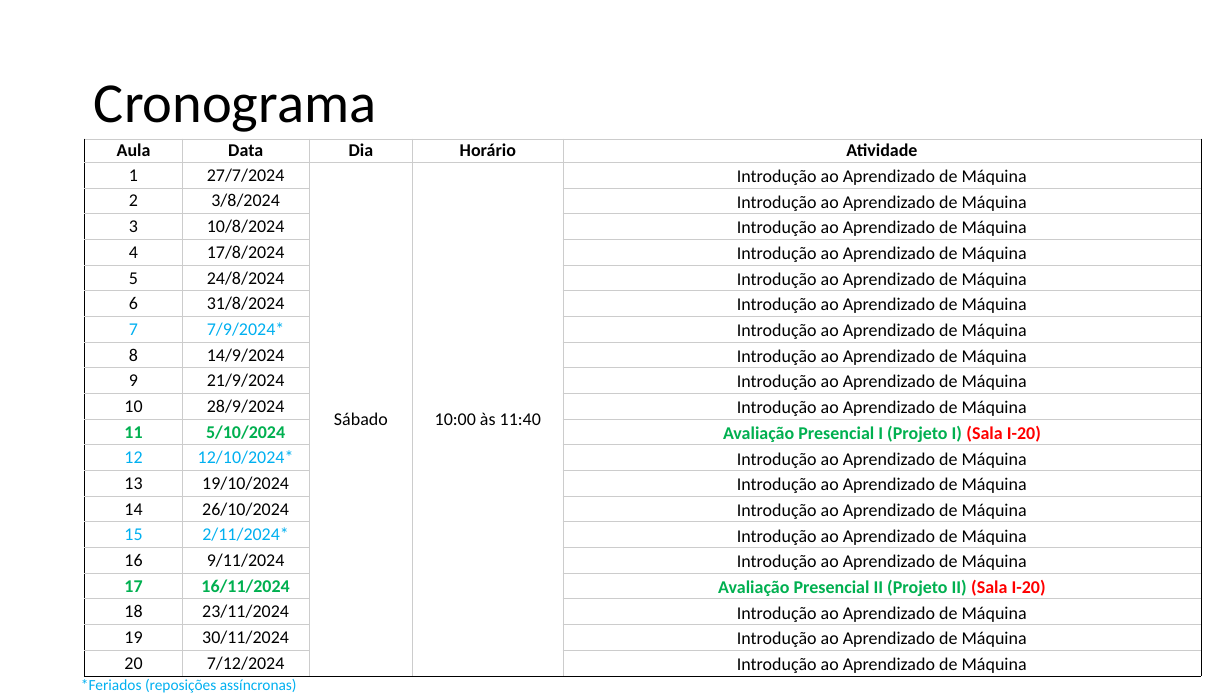
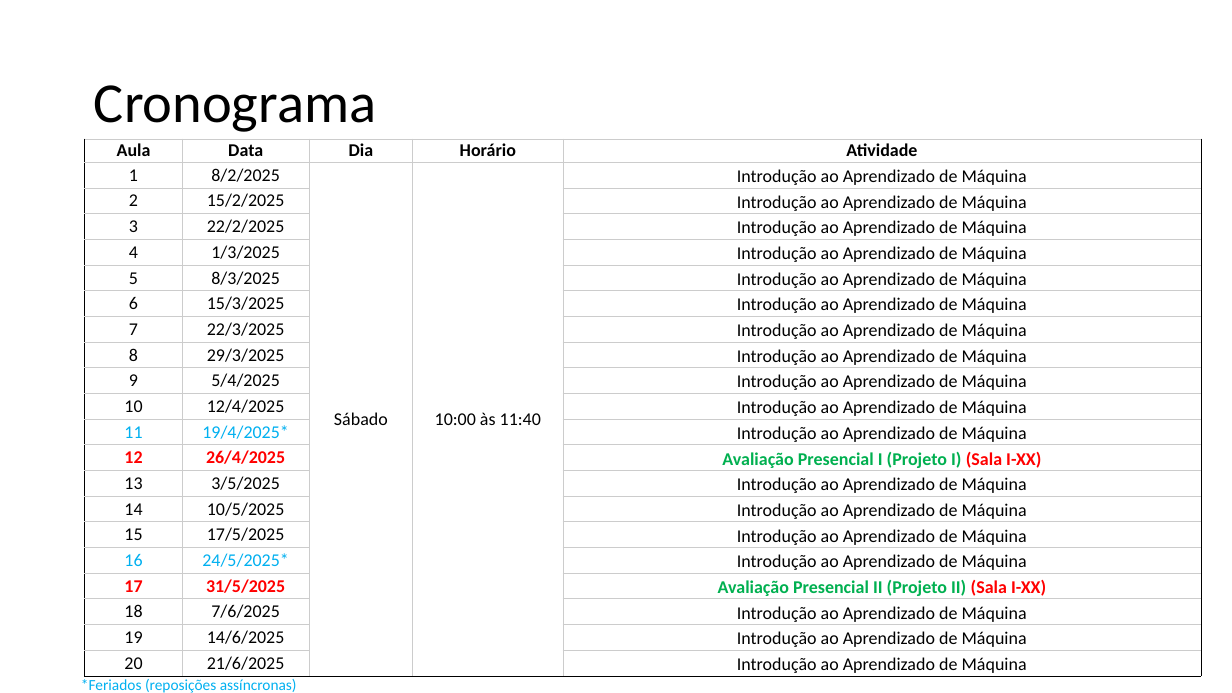
Before and after one commit to zz4fap/t320_aprendizado_de_maquina, a slide deck: slide 5 of slides/T320_Classificação (Parte I).pptx. Drawn at 1232x693 pixels with LibreOffice and Linux fonts; fonts in the diff are those of the drawing. Boxes give left, top, right and bottom in pixels: in the first picture for what was removed or moved away, otherwise in the second. Text is boxed around its words. In the diff, an @@ line names an element or a change of style, - is before the commit and + after.

Commit message:
update of slides

```diff
--- a/slides/T320_Classificação (Parte I).pptx
+++ b/slides/T320_Classificação (Parte I).pptx
@@ table at <box>85,139,1202,677</box> @@
-row 2, column 2: 27/7/2024
+row 2, column 2: 8/2/2025
-row 3, column 2: 3/8/2024
+row 3, column 2: 15/2/2025
-row 4, column 2: 10/8/2024
+row 4, column 2: 22/2/2025
-row 5, column 2: 17/8/2024
+row 5, column 2: 1/3/2025
-row 6, column 2: 24/8/2024
+row 6, column 2: 8/3/2025
-row 7, column 2: 31/8/2024
+row 7, column 2: 15/3/2025
-row 8, column 2: 7/9/2024*
+row 8, column 2: 22/3/2025
-row 9, column 2: 14/9/2024
+row 9, column 2: 29/3/2025
-row 10, column 2: 21/9/2024
+row 10, column 2: 5/4/2025
-row 11, column 2: 28/9/2024
+row 11, column 2: 12/4/2025
-row 12, column 2: 5/10/2024
+row 12, column 2: 19/4/2025*
-row 12, column 5: Avaliação Presencial I (Projeto I) (Sala I-20)
+row 12, column 5: Introdução ao Aprendizado de Máquina
-row 13, column 2: 12/10/2024*
+row 13, column 2: 26/4/2025
-row 13, column 5: Introdução ao Aprendizado de Máquina
+row 13, column 5: Avaliação Presencial I (Projeto I) (Sala I-XX)
-row 14, column 2: 19/10/2024
+row 14, column 2: 3/5/2025
-row 15, column 2: 26/10/2024
+row 15, column 2: 10/5/2025
-row 16, column 2: 2/11/2024*
+row 16, column 2: 17/5/2025
-row 17, column 2: 9/11/2024
+row 17, column 2: 24/5/2025*
-row 18, column 2: 16/11/2024
+row 18, column 2: 31/5/2025
-row 18, column 5: Avaliação Presencial II (Projeto II) (Sala I-20)
+row 18, column 5: Avaliação Presencial II (Projeto II) (Sala I-XX)
-row 19, column 2: 23/11/2024
+row 19, column 2: 7/6/2025
-row 20, column 2: 30/11/2024
+row 20, column 2: 14/6/2025
-row 21, column 2: 7/12/2024
+row 21, column 2: 21/6/2025
@@ text colour #00B0F0 to #000000 in "7", "15" @@
@@ text colour #00B050 to #00B0F0, bold off in "11" @@
@@ text colour #00B0F0 to #FF0000, bold on in "12" @@
@@ text colour #000000 to #00B0F0 in "16" @@
@@ text colour #00B050 to #FF0000 in "17" @@
```
Also in this commit, not shown: 1 other file.
